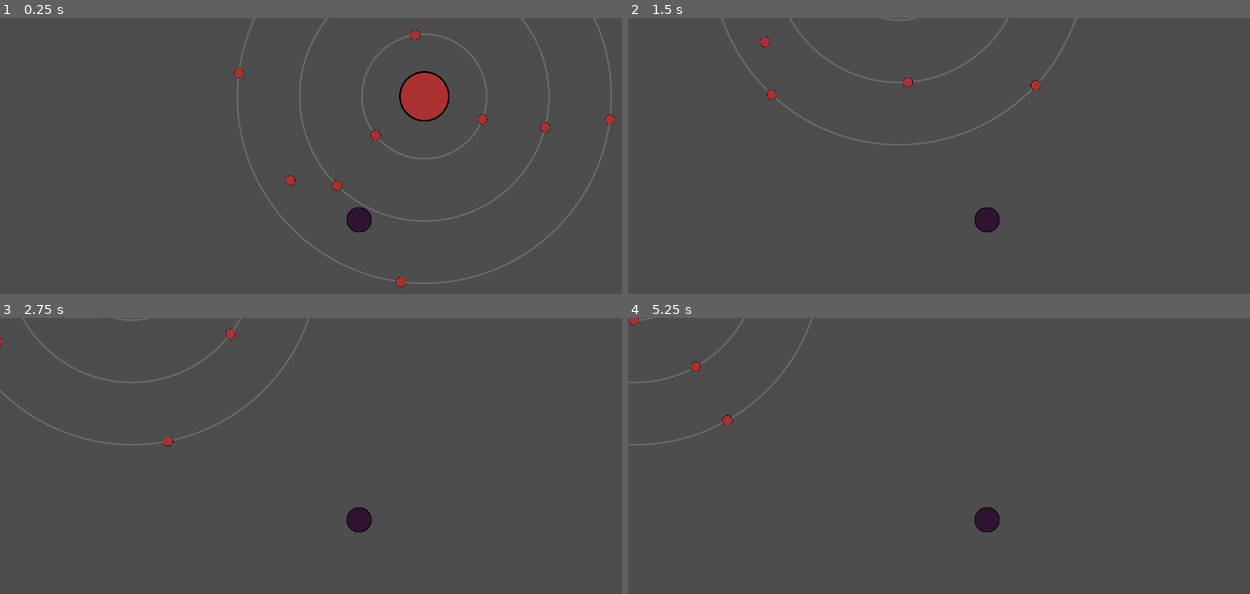
Above: before the commit, frames 1-4 (two rows, left to right).
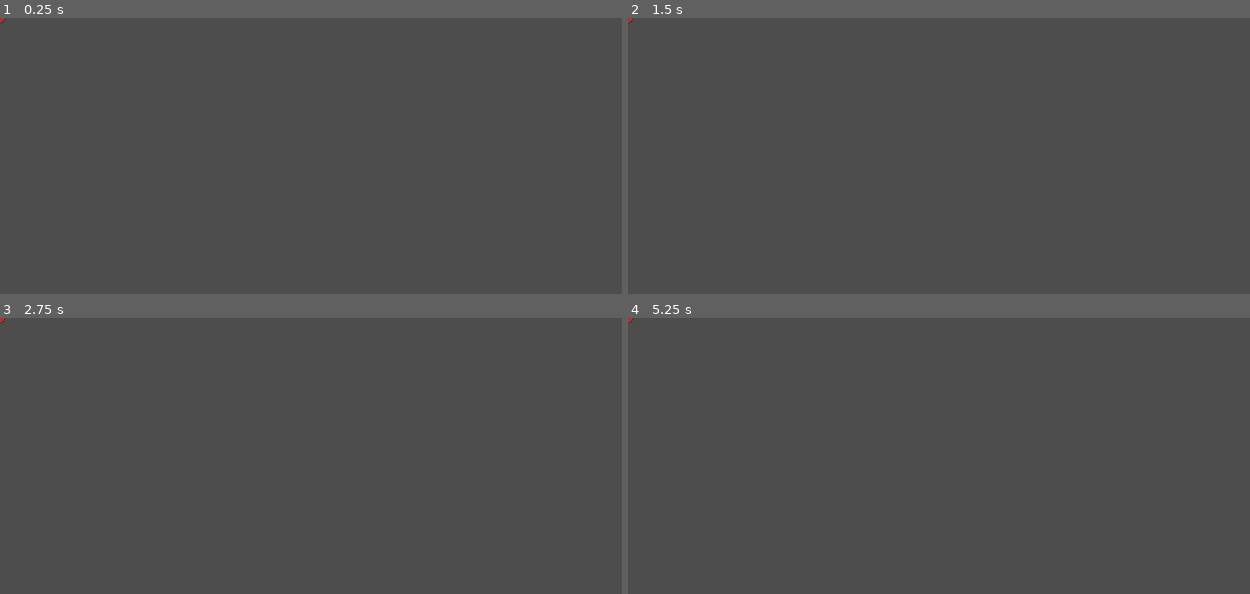
Above: after the commit, the same moments.

Repository: Ovoland/Hamonitha-Orbital-Jam-7
Game: Godot game, scene res://enemies/electron/electron.tscn
Two runs of this game, one before a commit and one after it. Both use one fixed random seed, a clock stepped at 60 frames per second and the inputs below. Before the commit the project starts from res://electron/electron.tscn.
Inputs:
- Up to frame 1 (0.25 s): no input
- Up to frame 2 (1.5 s): tap Enter (ui_accept) at 0.5, 0.77 s; hold Space (advance_dialog) 0.53-1.28 s; hold D (move_right) from 0.53 s (still down); tap Shift (sprint) at 1.35 s
- Up to frame 3 (2.75 s): tap Enter (ui_accept) at 1.52 s; release D (move_right) at 2.03 s; hold A (move_left) from 2.03 s (still down); hold Space (advance_dialog) from 2.03 s (still down)
- Up to frame 4 (5.25 s): release A (move_left) at 2.78 s; release Space (advance_dialog) at 2.78 s; hold D (move_right) 2.78-4.28 s; tap Shift (sprint) at 2.85, 4.35 s; tap Enter (ui_accept) at 3.02, 3.77, 4.25, 4.52, 5 s; hold Space (advance_dialog) 3.53-4.28 s; hold A (move_left) 4.28-5.03 s; hold D (move_right) from 5.03 s (still down); hold Space (advance_dialog) from 5.03 s (still down)

The runs differ from the first frame. In frame 1, 2.9% of the frame differs, in the area x 0-99%, y 0-98%; in frame 2, 0.9%; in frame 3, 0.8%; in frame 4, 0.6%.

Commit message:
Draft fighting

Diff:
--- a/nucleus/nucleus.gd
+++ b/UI/death_screen/death_screen.gd
@@ -1,9 +1,12 @@
-extends RigidBody2D
+extends Node2D
+
 
 # Called when the node enters the scene tree for the first time.
 func _ready() -> void:
-	pass
+	pass # Replace with function body.
+
 
 # Called every frame. 'delta' is the elapsed time since the previous frame.
 func _process(delta: float) -> void:
-	pass
+	if Input.is_action_pressed('start_game'):
+		get_tree().change_scene_to_file("res://stages/stage/stage.tscn")
--- /dev/null
+++ b/UI/death_screen/death_screen.tscn
@@ -0,0 +1,36 @@
+[gd_scene load_steps=3 format=3 uid="uid://b8o10smx3wqfl"]
+
+[ext_resource type="Script" uid="uid://dviswac4nhwii" path="res://UI/death_screen/death_screen.gd" id="1_mse5b"]
+[ext_resource type="FontFile" uid="uid://cg0depop5oab6" path="res://UI/fonts/AlegreyaSans-Black.ttf" id="1_pby7b"]
+
+[node name="deathScreen" type="Node2D"]
+script = ExtResource("1_mse5b")
+
+[node name="ColorRect" type="ColorRect" parent="."]
+offset_right = 1147.0
+offset_bottom = 644.0
+color = Color(0, 0, 0, 1)
+
+[node name="CanvasLayer" type="CanvasLayer" parent="."]
+
+[node name="U_dead" type="Label" parent="CanvasLayer"]
+offset_left = -1.0
+offset_top = 11.0
+offset_right = 1137.0
+offset_bottom = 639.0
+theme_override_fonts/font = ExtResource("1_pby7b")
+theme_override_font_sizes/font_size = 56
+text = "You're dead  ˙◠˙"
+horizontal_alignment = 1
+vertical_alignment = 1
+
+[node name="tryagain" type="Label" parent="CanvasLayer"]
+offset_left = 334.0
+offset_top = 374.0
+offset_right = 753.0
+offset_bottom = 560.0
+theme_override_fonts/font = ExtResource("1_pby7b")
+theme_override_font_sizes/font_size = 24
+text = "Press enter to start again "
+horizontal_alignment = 1
+vertical_alignment = 1
--- a/dialogs/dialog_manager.gd
+++ b/UI/dialogs/dialog_manager.gd
@@ -1,6 +1,6 @@
 extends Node
 
-@onready var text_box_scene = preload("res://dialogs/text_box.tscn")
+@onready var text_box_scene = preload("res://UI/dialogs/text_box.tscn")
 
 
 var dialog_lines: Array[String] = []
--- a/dialogs/text_box.tscn
+++ b/UI/dialogs/text_box.tscn
@@ -1,8 +1,8 @@
 [gd_scene load_steps=4 format=3 uid="uid://cbrdl5iwwjilq"]
 
-[ext_resource type="Texture2D" uid="uid://cwl8cvbgc6nd6" path="res://nucleus/TextBubble.svg" id="1_1nd3c"]
-[ext_resource type="Script" uid="uid://6bob72w0rr6o" path="res://dialogs/text_box.gd" id="1_r3h1c"]
-[ext_resource type="FontFile" uid="uid://cg0depop5oab6" path="res://fonts/AlegreyaSans-Black.ttf" id="2_r3h1c"]
+[ext_resource type="Texture2D" uid="uid://cwl8cvbgc6nd6" path="res://enemies/nucleus/TextBubble.svg" id="1_1nd3c"]
+[ext_resource type="Script" uid="uid://6bob72w0rr6o" path="res://UI/dialogs/text_box.gd" id="1_r3h1c"]
+[ext_resource type="FontFile" uid="uid://cg0depop5oab6" path="res://UI/fonts/AlegreyaSans-Black.ttf" id="2_r3h1c"]
 
 [node name="TextBox" type="MarginContainer"]
 offset_right = 64.0
--- /dev/null
+++ b/UI/start_screen/start_screen.tscn
@@ -0,0 +1,9 @@
+[gd_scene load_steps=3 format=3 uid="uid://duierf7e518ix"]
+
+[ext_resource type="Script" uid="uid://c1oucw8bofc2w" path="res://UI/start_screen/start_screen.gd" id="1_8bm5k"]
+[ext_resource type="PackedScene" uid="uid://bp78oya76jx8n" path="res://UI/start_screen/start_screen_overlay.tscn" id="1_rs4r3"]
+
+[node name="StartScreen" type="Node2D"]
+script = ExtResource("1_8bm5k")
+
+[node name="StartScreenOverlay" parent="." instance=ExtResource("1_rs4r3")]
--- a/start_screen/start_screen_overlay.tscn
+++ b/UI/start_screen/start_screen_overlay.tscn
@@ -1,6 +1,6 @@
 [gd_scene load_steps=2 format=3 uid="uid://bp78oya76jx8n"]
 
-[ext_resource type="FontFile" uid="uid://cg0depop5oab6" path="res://fonts/AlegreyaSans-Black.ttf" id="1_rs4r3"]
+[ext_resource type="FontFile" uid="uid://cg0depop5oab6" path="res://UI/fonts/AlegreyaSans-Black.ttf" id="1_rs4r3"]
 
 [node name="StartScreenOverlay" type="CanvasLayer"]
 
--- a/electron/electron.gd
+++ b/enemies/electron/electron.gd
@@ -12,7 +12,6 @@
 
 # Called when the node enters the scene tree for the first time.
 func _ready() -> void:
-	print("ready")
 	pass
 
 # Called every frame. 'delta' is the elapsed time since the previous frame.
--- a/electron/electron.tscn
+++ b/enemies/electron/electron.tscn
@@ -1,7 +1,7 @@
 [gd_scene load_steps=6 format=3 uid="uid://bekjpt7j5c1gq"]
 
-[ext_resource type="Script" uid="uid://qjgmtk7qi187" path="res://electron/electron.gd" id="1_yh841"]
-[ext_resource type="Texture2D" uid="uid://c7idmmtokr1ku" path="res://electron/RedCircle.svg" id="2_gd4d3"]
+[ext_resource type="Script" uid="uid://qjgmtk7qi187" path="res://enemies/electron/electron.gd" id="1_yh841"]
+[ext_resource type="Texture2D" uid="uid://c7idmmtokr1ku" path="res://enemies/electron/RedCircle.svg" id="2_gd4d3"]
 
 [sub_resource type="SpriteFrames" id="SpriteFrames_4rt1k"]
 animations = [{
@@ -28,7 +28,7 @@
 scale = Vector2(0.02, 0.02)
 sprite_frames = SubResource("SpriteFrames_4rt1k")
 
-[node name="hitbox" type="CollisionShape2D" parent="."]
+[node name="collision" type="CollisionShape2D" parent="."]
 shape = SubResource("CircleShape2D_gd4d3")
 
 [node name="Area2D" type="Area2D" parent="."]
--- /dev/null
+++ b/enemies/nucleus/nucleus.gd
@@ -0,0 +1,24 @@
+extends RigidBody2D
+signal hit
+signal dead
+
+var health = 3
+
+# Called when the node enters the scene tree for the first time.
+func _ready() -> void:
+	pass
+
+# Called every frame. 'delta' is the elapsed time since the previous frame.
+func _process(delta: float) -> void:
+	pass
+
+
+func _on_hitbox_body_entered(body: Node2D) -> void:
+	if body.has_method("player"):
+		health -= 1
+		print(health)
+		print("hit ! ")
+		hit.emit()
+		if health <= 0:
+			dead.emit()
+			hide()
--- /dev/null
+++ b/enemies/nucleus/nucleus.tscn
@@ -0,0 +1,40 @@
+[gd_scene load_steps=6 format=3 uid="uid://ddepahyssu5xn"]
+
+[ext_resource type="Script" uid="uid://dn5vy38l5lenk" path="res://enemies/nucleus/nucleus.gd" id="1_v3wuo"]
+[ext_resource type="Texture2D" uid="uid://c7idmmtokr1ku" path="res://enemies/electron/RedCircle.svg" id="2_ocds8"]
+
+[sub_resource type="SpriteFrames" id="SpriteFrames_c1cnm"]
+animations = [{
+"frames": [{
+"duration": 1.0,
+"texture": ExtResource("2_ocds8")
+}],
+"loop": true,
+"name": &"default",
+"speed": 5.0
+}]
+
+[sub_resource type="CircleShape2D" id="CircleShape2D_nb2td"]
+radius = 37.0
+
+[sub_resource type="CircleShape2D" id="CircleShape2D_gq2qb"]
+radius = 42.0
+
+[node name="nucleus" type="RigidBody2D"]
+gravity_scale = 0.0
+script = ExtResource("1_v3wuo")
+
+[node name="AnimatedSprite2D" type="AnimatedSprite2D" parent="."]
+scale = Vector2(0.1, 0.1)
+sprite_frames = SubResource("SpriteFrames_c1cnm")
+
+[node name="colilsionBox" type="CollisionShape2D" parent="."]
+shape = SubResource("CircleShape2D_nb2td")
+
+[node name="hitbox" type="Area2D" parent="."]
+
+[node name="CollisionShape2D" type="CollisionShape2D" parent="hitbox"]
+shape = SubResource("CircleShape2D_gq2qb")
+debug_color = Color(0.682662, 0.296256, 1, 0.42)
+
+[connection signal="body_entered" from="hitbox" to="." method="_on_hitbox_body_entered"]
--- a/orbital/orbital.tscn
+++ b/enemies/orbital/orbital.tscn
@@ -1,6 +1,6 @@
 [gd_scene load_steps=2 format=3 uid="uid://c0pthajcgya2g"]
 
-[ext_resource type="Script" uid="uid://c88avggwgl0mr" path="res://orbital/orbital.gd" id="1_knh48"]
+[ext_resource type="Script" uid="uid://c88avggwgl0mr" path="res://enemies/orbital/orbital.gd" id="1_knh48"]
 
 [node name="orbital" type="RigidBody2D"]
 mass = 0.001
--- a/nucleus/nucleus.tscn
+++ /dev/null
@@ -1,29 +0,0 @@
-[gd_scene load_steps=5 format=3 uid="uid://ddepahyssu5xn"]
-
-[ext_resource type="Script" uid="uid://dn5vy38l5lenk" path="res://nucleus/nucleus.gd" id="1_v3wuo"]
-[ext_resource type="Texture2D" uid="uid://c7idmmtokr1ku" path="res://electron/RedCircle.svg" id="2_ocds8"]
-
-[sub_resource type="SpriteFrames" id="SpriteFrames_c1cnm"]
-animations = [{
-"frames": [{
-"duration": 1.0,
-"texture": ExtResource("2_ocds8")
-}],
-"loop": true,
-"name": &"default",
-"speed": 5.0
-}]
-
-[sub_resource type="CircleShape2D" id="CircleShape2D_nb2td"]
-radius = 41.1947
-
-[node name="nucleus" type="RigidBody2D"]
-gravity_scale = 0.0
-script = ExtResource("1_v3wuo")
-
-[node name="AnimatedSprite2D" type="AnimatedSprite2D" parent="."]
-scale = Vector2(0.1, 0.1)
-sprite_frames = SubResource("SpriteFrames_c1cnm")
-
-[node name="hitbox" type="CollisionShape2D" parent="."]
-shape = SubResource("CircleShape2D_nb2td")
--- a/player/player.gd
+++ b/player/player.gd
@@ -1,10 +1,13 @@
 extends CharacterBody2D
+signal hit
 
+var health = 4
+var speed = 300.0
+var last_dir = Vector2.DOWN
+const JUMP_VELOCITY = -400.0
 
-var speed = 300.0
-const JUMP_VELOCITY = -400.0
+#Abilities
 var dashing = false
-var last_dir = Vector2.DOWN
 
 func _physics_process(delta: float) -> void:
 	# Add the gravity.
@@ -61,5 +64,23 @@
 	move_and_slide()
 
 
+func player():
+	pass
+
 func _on_dash_timer_timeout() -> void:
 	dashing = false
+
+
+func _on_hitbox_body_entered(body: Node2D) -> void:
+	health -= 1
+	if false: #health <= 0:
+		hide()
+		hit.emit()
+		# Must be deferred as we can't change physics properties on a physics callback.
+		$hitbox/CollisionShape2D.set_deferred("disable",true)
+
+
+func start(pos):
+	position = pos
+	show()
+	$hitbox/CollisionShape2D.disabled = false
--- a/player/player.tscn
+++ b/player/player.tscn
@@ -17,6 +17,9 @@
 [sub_resource type="CircleShape2D" id="CircleShape2D_epypp"]
 radius = 20.0
 
+[sub_resource type="CircleShape2D" id="CircleShape2D_rkbax"]
+radius = 21.0
+
 [node name="Player" type="CharacterBody2D"]
 motion_mode = 1
 script = ExtResource("1_onrkg")
@@ -26,7 +29,7 @@
 scale = Vector2(0.05, 0.05)
 sprite_frames = SubResource("SpriteFrames_0e48y")
 
-[node name="CollisionShape2D" type="CollisionShape2D" parent="."]
+[node name="collisionBox" type="CollisionShape2D" parent="."]
 shape = SubResource("CircleShape2D_epypp")
 
 [node name="DashTimer" type="Timer" parent="."]
@@ -37,4 +40,11 @@
 
 [node name="Camera2D" type="Camera2D" parent="."]
 
+[node name="hitbox" type="Area2D" parent="."]
+
+[node name="CollisionShape2D" type="CollisionShape2D" parent="hitbox"]
+shape = SubResource("CircleShape2D_rkbax")
+debug_color = Color(0.803316, 0.00244909, 0.999821, 0.42)
+
 [connection signal="timeout" from="DashTimer" to="." method="_on_dash_timer_timeout"]
+[connection signal="body_entered" from="hitbox" to="." method="_on_hitbox_body_entered"]
--- a/project.godot
+++ b/project.godot
@@ -15,6 +15,10 @@
 config/features=PackedStringArray("4.4", "Forward Plus")
 config/icon="res://sprites/icon.svg"
 
+[autoload]
+
+DialogManager="*res://UI/dialogs/dialog_manager.gd"
+
 [input]
 
 sprint={
@@ -22,14 +26,6 @@
 "events": [Object(InputEventKey,"resource_local_to_scene":false,"resource_name":"","device":-1,"window_id":0,"alt_press …(195 unchanged characters)…
 ]
 }
-[autoload]
-
-Stage="*res://stage/stage.tscn"
-
-DialogManager="*res://dialogs/dialog_manager.gd"
-
-[input]
-
 move_right={
 "deadzone": 0.2,
 "events": [Object(InputEventKey,"resource_local_to_scene":false,"resource_name":"","device":-1,"window_id":0,"alt_press …(192 unchanged characters)…
@@ -40,12 +36,6 @@
 "events": [Object(InputEventKey,"resource_local_to_scene":false,"resource_name":"","device":-1,"window_id":0,"alt_press …(191 unchanged characters)…
 ]
 }
-
-move_up={
-"deadzone": 0.2,
-"events": [Object(InputEventKey,"resource_local_to_scene":false,"resource_name":"","device":-1,"window_id":0,"alt_pressed":false,"shift_pressed":false,"ctrl_pressed":false,"meta_pressed":false,"pressed":false,"keycode":0,"physical_keycode":87,"key_label":0,"unicode":119,"location":0,"echo":false,"script":null)
-]
-}
 move_down={
 "deadzone": 0.2,
 "events": [Object(InputEventKey,"resource_local_to_scene":false,"resource_name":"","device":-1,"window_id":0,"alt_press …(192 unchanged characters)…
@@ -54,7 +44,6 @@
 move_up={
 "deadzone": 0.2,
 "events": [Object(InputEventKey,"resource_local_to_scene":false,"resource_name":"","device":-1,"window_id":0,"alt_press …(192 unchanged characters)…
-
 ]
 }
 dash={
@@ -62,7 +51,6 @@
 "events": [Object(InputEventKey,"resource_local_to_scene":false,"resource_name":"","device":-1,"window_id":0,"alt_press …(191 unchanged characters)…
 ]
 }
-
 start_game={
 "deadzone": 0.2,
 "events": [Object(InputEventKey,"resource_local_to_scene":false,"resource_name":"","device":-1,"window_id":0,"alt_press …(191 unchanged characters)…
--- a/stage/stage.gd
+++ /dev/null
@@ -1,32 +0,0 @@
-extends Node2D
-
-@export var electron_scene : PackedScene = preload("res://electron/electron.tscn")
-@export var orbital_scene: PackedScene = preload("res://orbital/orbital.tscn")
-
-var electrons = []
-var electronsPerLayer = [3,3,4]
-
-# Called when the node enters the scene tree for the first time.
-func _ready() -> void:
-	var nbLayers = electronsPerLayer.size()
-	for iLayer in range(1,nbLayers + 1):
-
-		#Create the orbit
-		var orbit = orbital_scene.instantiate()
-		orbit.init($nucleus.position, 100 * iLayer)
-		add_child(orbit)
-
-		for jElec in range(1, electronsPerLayer[iLayer -1 ] + 1):
-			var angle = 2*PI/electronsPerLayer[iLayer - 1]
-			#Create an electron
-			var electron = electron_scene.instantiate()
-			electron.init($nucleus.position, 100 * iLayer, angle * jElec, (nbLayers - iLayer + 1))
-			add_child(electron)
-			#print("added")
-
-
-
-
-# Called every frame. 'delta' is the elapsed time since the previous frame.
-func _process(delta: float) -> void:
-	pass
--- a/stage/stage.tscn
+++ /dev/null
@@ -1,14 +0,0 @@
-[gd_scene load_steps=4 format=3 uid="uid://bwd2usbtvn0up"]
-
-[ext_resource type="Script" uid="uid://dmk1002bh705n" path="res://stage/stage.gd" id="1_v3mmb"]
-[ext_resource type="PackedScene" uid="uid://ddepahyssu5xn" path="res://nucleus/nucleus.tscn" id="2_nusa8"]
-[ext_resource type="PackedScene" uid="uid://bx7rvuc5bo7oj" path="res://player/player.tscn" id="3_nusa8"]
-
-[node name="word" type="Node2D"]
-script = ExtResource("1_v3mmb")
-
-[node name="nucleus" parent="." instance=ExtResource("2_nusa8")]
-position = Vector2(215, -135)
-
-[node name="Player" parent="." instance=ExtResource("3_nusa8")]
-position = Vector2(111, 53)
--- /dev/null
+++ b/stages/stage/stage.gd
@@ -0,0 +1,58 @@
+extends Node2D
+
+@export var electron_scene : PackedScene = preload("res://enemies/electron/electron.tscn")
+@export var orbital_scene: PackedScene = preload("res://enemies/orbital/orbital.tscn")
+
+var orbitals = []
+var electrons = []
+#Determine the number of electrons per layer
+var electronsPerLayer = [3,3,4]
+
+# Called when the node enters the scene tree for the first time.
+func _ready() -> void:
+	new_game()
+
+
+# Called every frame. 'delta' is the elapsed time since the previous frame.
+func _process(delta: float) -> void:
+	pass
+
+func game_over() -> void:
+	get_tree().change_scene_to_file('res://UI/death_screen/death_screen.tscn')
+
+func new_game():
+	$player.start($startPosition.position)
+	instanciateBoss()
+
+func instanciateBoss():
+	var nbLayers = electronsPerLayer.size()
+	for iLayer in range(1,nbLayers + 1):
+
+		#Create the orbit
+		var orbit = orbital_scene.instantiate()
+		orbit.init($nucleus.position, 100 * iLayer)
+		add_child(orbit)
+		orbitals.append(orbit)
+		var layer_electrons = []
+		for jElec in range(1, electronsPerLayer[iLayer -1 ] + 1):
+			var angle = 2*PI/electronsPerLayer[iLayer - 1]
+			#Create an electron
+			var electron = electron_scene.instantiate()
+			electron.init($nucleus.position, 100 * iLayer, angle * jElec, (nbLayers - iLayer + 1))
+			add_child(electron)
+
+			layer_electrons.append(electron)
+
+		electrons.append(layer_electrons)
+
+
+func _on_nucleus_hit() -> void:
+	#Remove the electrons from the last layer
+	var removedElectrons = electrons.pop_back()
+	for electron in removedElectrons:
+		electron.queue_free()
+	var removedOrbital = orbitals.pop_back()
+	removedOrbital.queue_free()
+
+func _on_nucleus_dead() -> void:
+	print("You win!")
--- /dev/null
+++ b/stages/stage/stage.tscn
@@ -0,0 +1,21 @@
+[gd_scene load_steps=4 format=3 uid="uid://bwd2usbtvn0up"]
+
+[ext_resource type="Script" uid="uid://dmk1002bh705n" path="res://stages/stage/stage.gd" id="1_v3mmb"]
+[ext_resource type="PackedScene" uid="uid://ddepahyssu5xn" path="res://enemies/nucleus/nucleus.tscn" id="2_nusa8"]
+[ext_resource type="PackedScene" uid="uid://bx7rvuc5bo7oj" path="res://player/player.tscn" id="3_nusa8"]
+
+[node name="word" type="Node2D" groups=["layer1"]]
+script = ExtResource("1_v3mmb")
+
+[node name="nucleus" parent="." instance=ExtResource("2_nusa8")]
+position = Vector2(318, 165)
+
+[node name="player" parent="." instance=ExtResource("3_nusa8")]
+position = Vector2(111, 53)
+
+[node name="startPosition" type="Marker2D" parent="."]
+position = Vector2(-141, 87)
+
+[connection signal="dead" from="nucleus" to="." method="_on_nucleus_dead"]
+[connection signal="hit" from="nucleus" to="." method="_on_nucleus_hit"]
+[connection signal="hit" from="player" to="." method="game_over"]
--- a/start_screen/start_screen.tscn
+++ /dev/null
@@ -1,9 +0,0 @@
-[gd_scene load_steps=3 format=3 uid="uid://duierf7e518ix"]
-
-[ext_resource type="Script" uid="uid://c1oucw8bofc2w" path="res://start_screen/start_screen.gd" id="1_8bm5k"]
-[ext_resource type="PackedScene" uid="uid://bp78oya76jx8n" path="res://start_screen/start_screen_overlay.tscn" id="1_rs4r3"]
-
-[node name="StartScreen" type="Node2D"]
-script = ExtResource("1_8bm5k")
-
-[node name="StartScreenOverlay" parent="." instance=ExtResource("1_rs4r3")]
Not shown, added: UI/death_screen/death_screen.gd.uid
Renamed: dialogs/dialog_manager.gd.uid -> UI/dialogs/dialog_manager.gd.uid
Renamed: dialogs/text_box.gd -> UI/dialogs/text_box.gd
Renamed: dialogs/text_box.gd.uid -> UI/dialogs/text_box.gd.uid
Renamed: fonts/AlegreyaSans-Black.ttf -> UI/fonts/AlegreyaSans-Black.ttf
Not shown, changed: UI/fonts/AlegreyaSans-Black.ttf.import
Renamed: start_screen/start_screen.gd -> UI/start_screen/start_screen.gd
Renamed: start_screen/start_screen.gd.uid -> UI/start_screen/start_screen.gd.uid
Renamed: electron/RedCircle.svg -> enemies/electron/RedCircle.svg
Not shown, changed: enemies/electron/RedCircle.svg.import
Renamed: electron/electron.gd.uid -> enemies/electron/electron.gd.uid
Renamed: nucleus/Circle.svg -> enemies/nucleus/Circle.svg
(and 19 more such lines)
